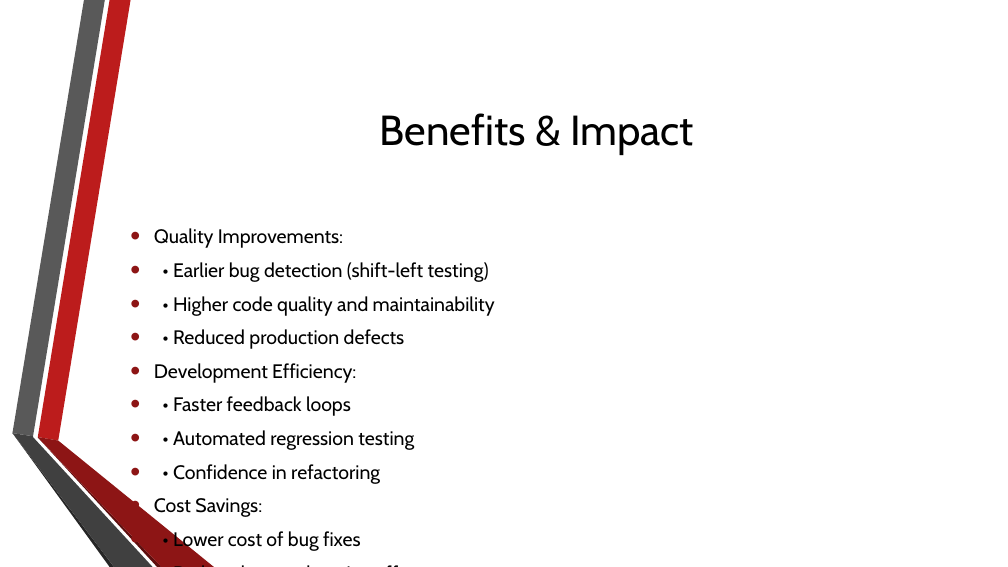
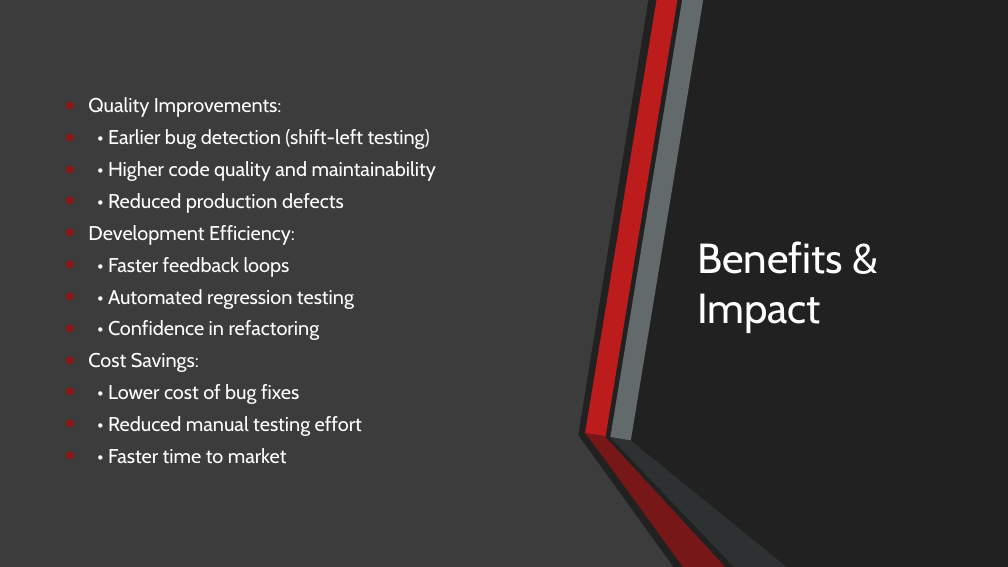
Before and after one commit to Om36/Full-Stack, a slide deck: slide 17 of Capstone Project/Automated_Testing_Pipeline_Presentation.pptx. Drawn at 1008x567 pixels with LibreOffice and Linux fonts; fonts in the diff are those of the drawing; background and template pictures are left out. Boxes give left, top, right and bottom in pixels: in the first picture for what was removed or moved away, otherwise in the second. Text is boxed around its words. In the diff, an @@ line names an element or a change of style, - is before the commit and + after.

```diff
--- a/Capstone Project/Automated_Testing_Pipeline_Presentation.pptx
+++ b/Capstone Project/Automated_Testing_Pipeline_Presentation.pptx
@@ background picture (left out) to #212121 @@
@@ rectangle added at box(0, 0, 1008, 567), fill #212121 @@
@@ freeform shape added at box(0, 0, 674, 567), fill #404040 at 90% opacity @@
@@ freeform shape at box(12, 0, 104, 436): fill #595959 to #FFFFFF @@
@@ freeform shape added at box(585, 0, 678, 436), fill #BC1C1C @@
@@ freeform shape added at box(610, 0, 703, 441), fill #636A6C @@
@@ text "Quality Improvements:": place and size @@
-text "Quality Improvements:" at box(154, 228, 495, 552)
+text "Quality Improvements:" at box(88, 97, 436, 463)
@@ text "Quality Improvements:" at box(88, 97, 436, 463): size 18.6 to 19 pt, text colour #000000 to #FFFFFF; line spacing 1 to 0.9; vertical alignment top to middle @@
@@ title "Benefits & Impact": place and size @@
-title "Benefits & Impact" at box(380, 113, 694, 155)
+title "Benefits & Impact" at box(697, 241, 843, 333)
@@ title "Benefits & Impact" at box(697, 241, 843, 333): text colour #000000 to #FFFFFF; alignment centre to left @@
@@ freeform shape at box(12, 433, 113, 567): fill #262626 to #FFFFFF @@
@@ freeform shape at box(12, 433, 152, 567): fill #404040 to #FFFFFF @@
@@ freeform shape added at box(585, 433, 725, 567), fill #8D1515 at 80% opacity @@
@@ freeform shape added at box(610, 437, 786, 567), fill #323536 at 80% opacity @@
```
Also in this commit, not shown: 17 other slides changed, 1 other file.
